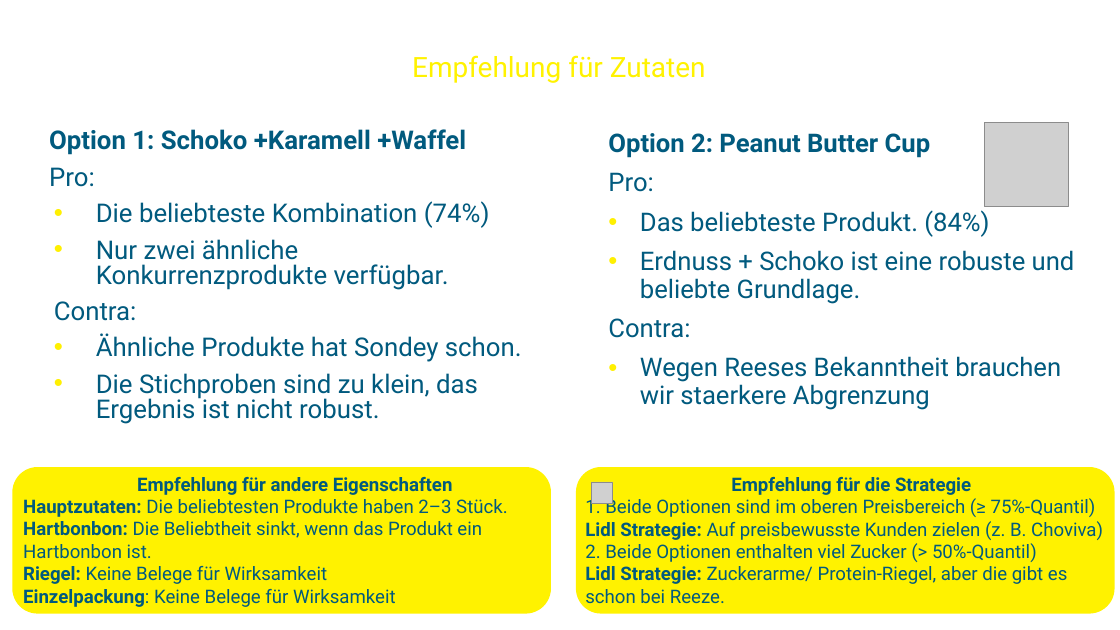
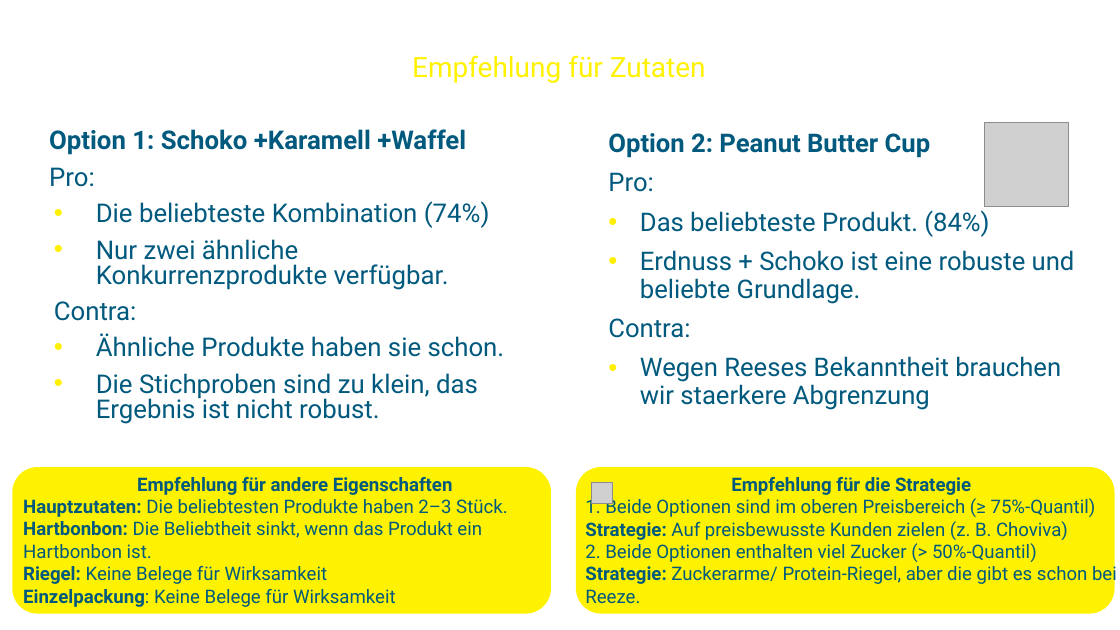
Before and after one commit to amanda8412383/candy_ranking, a slide deck: slide 1 of neuen Süßigkeiten von Sondey management summary.pptx. Drawn at 1120x630 pixels with LibreOffice and Linux fonts; fonts in the diff are those of the drawing; grey boxes stand for pictures; background and template pictures are left out. Boxes give left, top, right and bottom in pixels: in the first picture for what was removed or moved away, otherwise in the second. Text is boxed around its words. In the diff, an @@ line names an element or a change of style, - is before the commit and + after.

```diff
--- a/neuen Süßigkeiten von Sondey management summary.pptx
+++ b/neuen Süßigkeiten von Sondey management summary.pptx
@@ text at bbox=[96, 333, 505, 357]: text changed @@
-• Ähnliche Produkte hat Sondey schon.
+• Ähnliche Produkte haben sie schon.
@@ text at bbox=[585, 496, 1096, 540]: text changed @@
-1. Beide Optionen sind im oberen Preisbereich (≥ 75%-Quantil) Lidl Strategie: Auf preisbewusste Kunden zielen (z. B. Choviva)
+1. Beide Optionen sind im oberen Preisbereich (≥ 75%-Quantil) Strategie: Auf preisbewusste Kunden zielen (z. B. Choviva)
@@ text at bbox=[585, 563, 1117, 609]: text changed @@
-Lidl Strategie: Zuckerarme/ Protein-Riegel, aber die gibt es schon bei Reeze.
+Strategie: Zuckerarme/ Protein-Riegel, aber die gibt es schon bei Reeze.
```
Also in this commit, not shown: 2 other files.
